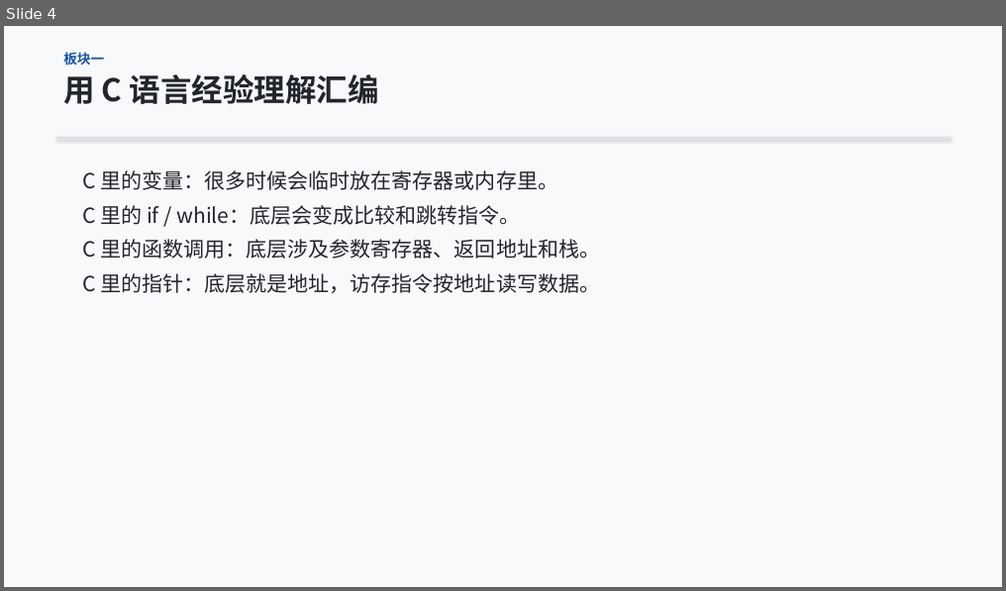
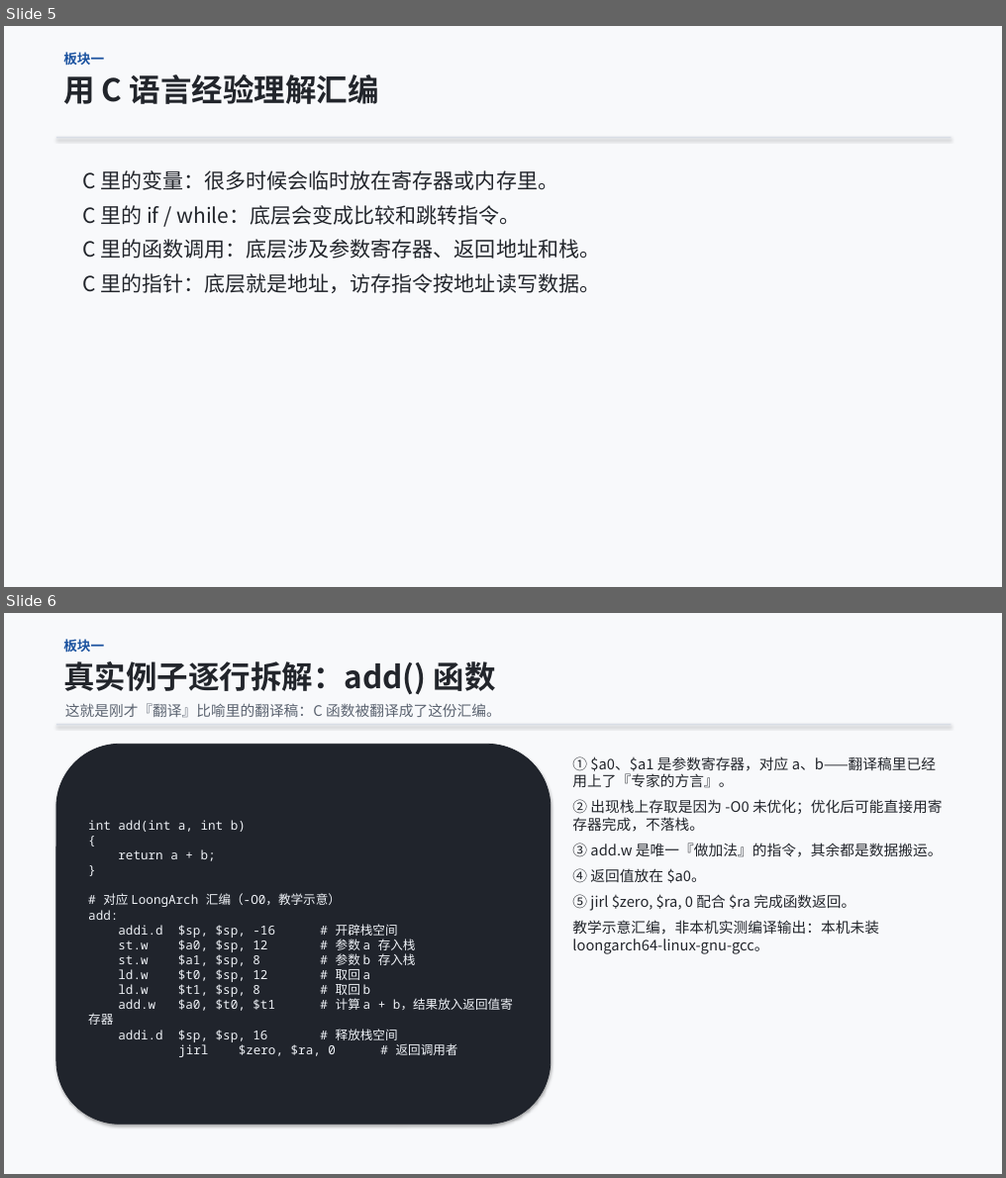
Before and after one commit to cxi218447-byte/miniOS, a slide deck: docs/week01/week01_qemu_hello_course.pptx. Shown one above the other, each under a label of ours: slide 4 before the commit, slides 5 and 6 after it. The pictures are 1006x591 and 1006x1178 pixels, drawn with LibreOffice and Linux fonts; fonts in the diff are those of the drawing. Boxes give left, top, right and bottom in pixels: in the first picture for what was removed or moved away, otherwise in the second. Text is boxed around its words. In the diff, an @@ line names an element or a change of style, - is before the commit and + after.

```diff
--- a/docs/week01/week01_qemu_hello_course.pptx
+++ b/docs/week01/week01_qemu_hello_course.pptx
@@ slide 6 added at [4, 613, 1002, 1174], background #F8F9FB @@
@@ text added at [63, 639, 104, 653], 13 pt, text #1C53A0, bold @@
+板块一
@@ text added at [63, 662, 496, 694], 30 pt, text #22252B, bold @@
+真实例子逐行拆解：add() 函数
@@ rectangle added at [56, 724, 951, 725], fill #D8DDE6 @@
@@ text added at [65, 703, 501, 718], 14 pt, text #5B6370 @@
+这就是刚才『翻译』比喻里的翻译稿：C 函数被翻译成了这份汇编。
@@ rounded rectangle added at [56, 744, 550, 1124], fill #20242C, outline #20242C 0.75 pt, 12 pt, text #EEF1F6 @@
+int add(int a, int b)
+{
+return a + b;
+}
+# 对应 LoongArch 汇编（-O0，教学示意）
+add:
+addi.d $sp, $sp, -16 # 开辟栈空间
+st.w $a0, $sp, 12 # 参数 a 存入栈
+st.w $a1, $sp, 8 # 参数 b 存入栈
+ld.w $t0, $sp, 12 # 取回 a
+ld.w $t1, $sp, 8 # 取回 b
+add.w $a0, $t0, $t1 # 计算 a + b，结果放入返回值寄存器
+addi.d $sp, $sp, 16 # 释放栈空间
+jirl $zero, $ra, 0 # 返回调用者
@@ text added at [572, 757, 943, 955], 14 pt, text #22252B @@
+① $a0、$a1 是参数寄存器，对应 a、b——翻译稿里已经用上了『专家的方言』。
+② 出现栈上存取是因为 -O0 未优化；优化后可能直接用寄存器完成，不落栈。
+③ add.w 是唯一『做加法』的指令，其余都是数据搬运。
+④ 返回值放在 $a0。
+⑤ jirl $zero, $ra, 0 配合 $ra 完成函数返回。
+教学示意汇编，非本机实测编译输出：本机未装 loongarch64-linux-gnu-gcc。
@@ what was slide 4 is now slide 5 @@
```
Also in this commit, not shown: 2 slides changed, 4 other slides added, 1 other file.
